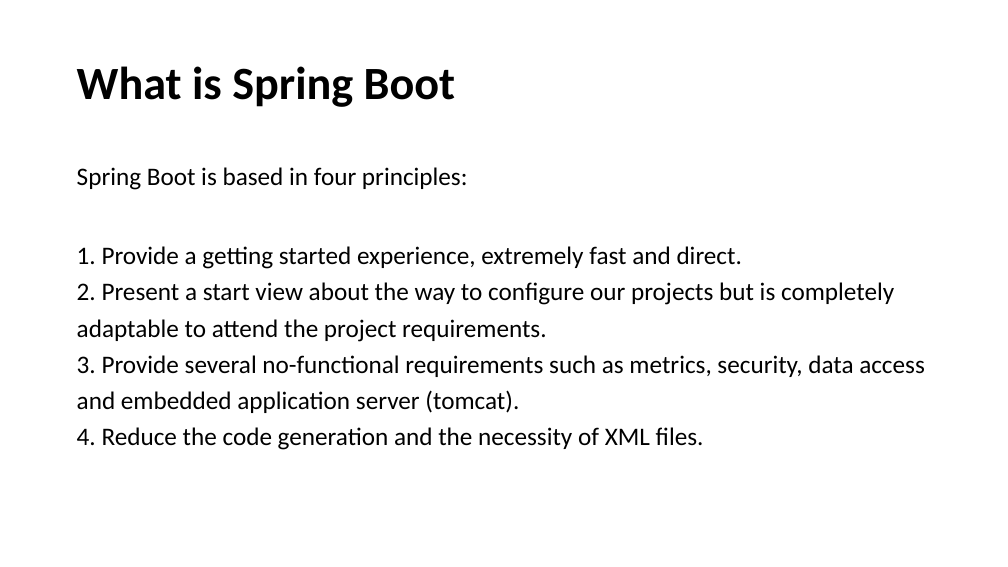
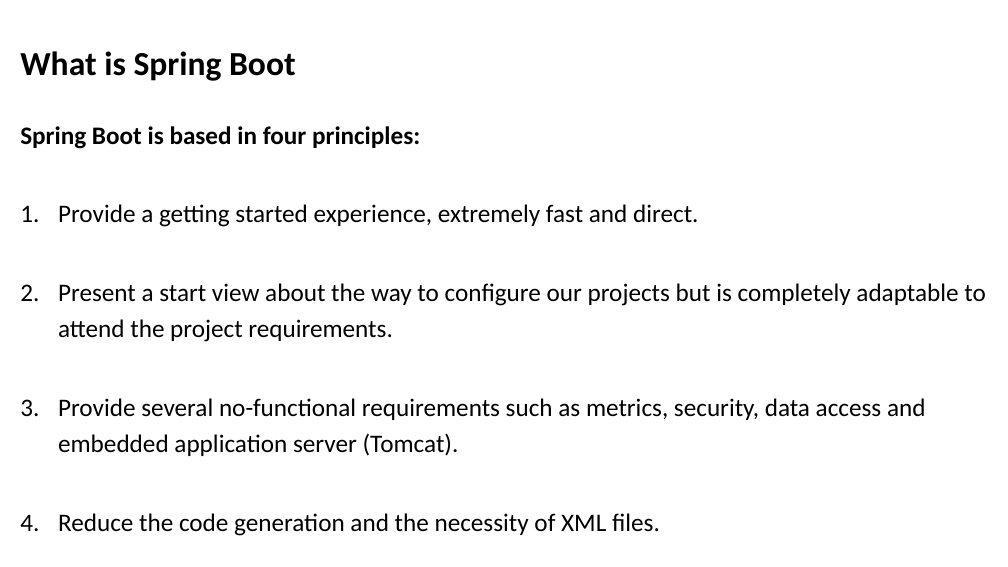
Before and after one commit to marcelovgomes/demo-internal-contacts, a slide deck: slide 5 of presentation_resources/spring-boot-demo-presentation.pptx. Drawn at 1008x567 pixels with LibreOffice and Linux fonts; fonts in the diff are those of the drawing. Boxes give left, top, right and bottom in pixels: in the first picture for what was removed or moved away, otherwise in the second. Text is boxed around its words. In the diff, an @@ line names an element or a change of style, - is before the commit and + after.

Commit message:
presentation updated

```diff
--- a/presentation_resources/spring-boot-demo-presentation.pptx
+++ b/presentation_resources/spring-boot-demo-presentation.pptx
@@ text "What is Spring Boot": place and size @@
-text "What is Spring Boot" at [77, 66, 455, 107]
+text "What is Spring Boot" at [20, 51, 296, 81]
@@ text "What is Spring Boot" at [20, 51, 296, 81]: size 44 to 32 pt @@
@@ text "Spring Boot is based in ...": place and size @@
-text "Spring Boot is based in ..." at [77, 167, 925, 450]
+text "Spring Boot is based in ..." at [20, 126, 985, 536]
@@ text at [20, 126, 420, 149]: bold on in "Spring Boot is based in four principles:" @@
@@ text at [58, 204, 985, 536]: text changed @@
-1. Provide a getting started experience, extremely fast and direct.
-2. Present a start view about the way to configure our projects but is completely adaptable to attend the project requirements.
-3. Provide several no-functional requirements such as metrics, security, data access and embedded application server (tomcat).
-4. Reduce the code generation and the necessity of XML files.
+1. Provide a getting started experience, extremely fast and direct.
+2. Present a start view about the way to configure our projects but is completely adaptable to attend the project requirements.
+3. Provide several no-functional requirements such as metrics, security, data access and embedded application server (Tomcat).
+4. Reduce the code generation and the necessity of XML files.
```
Also in this commit, not shown: 6 other slides changed, 1 slide added, 1 slide removed.
